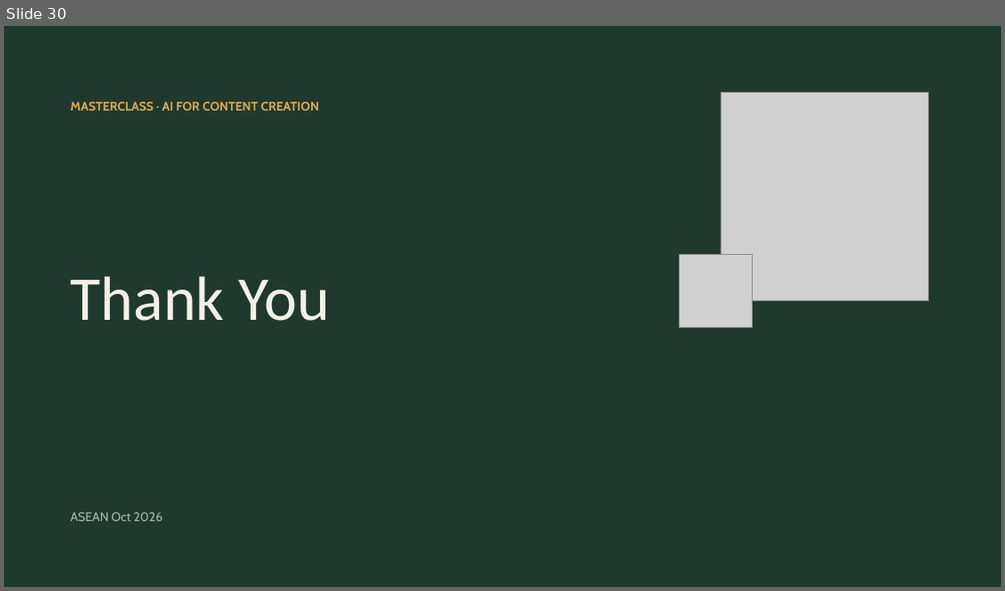
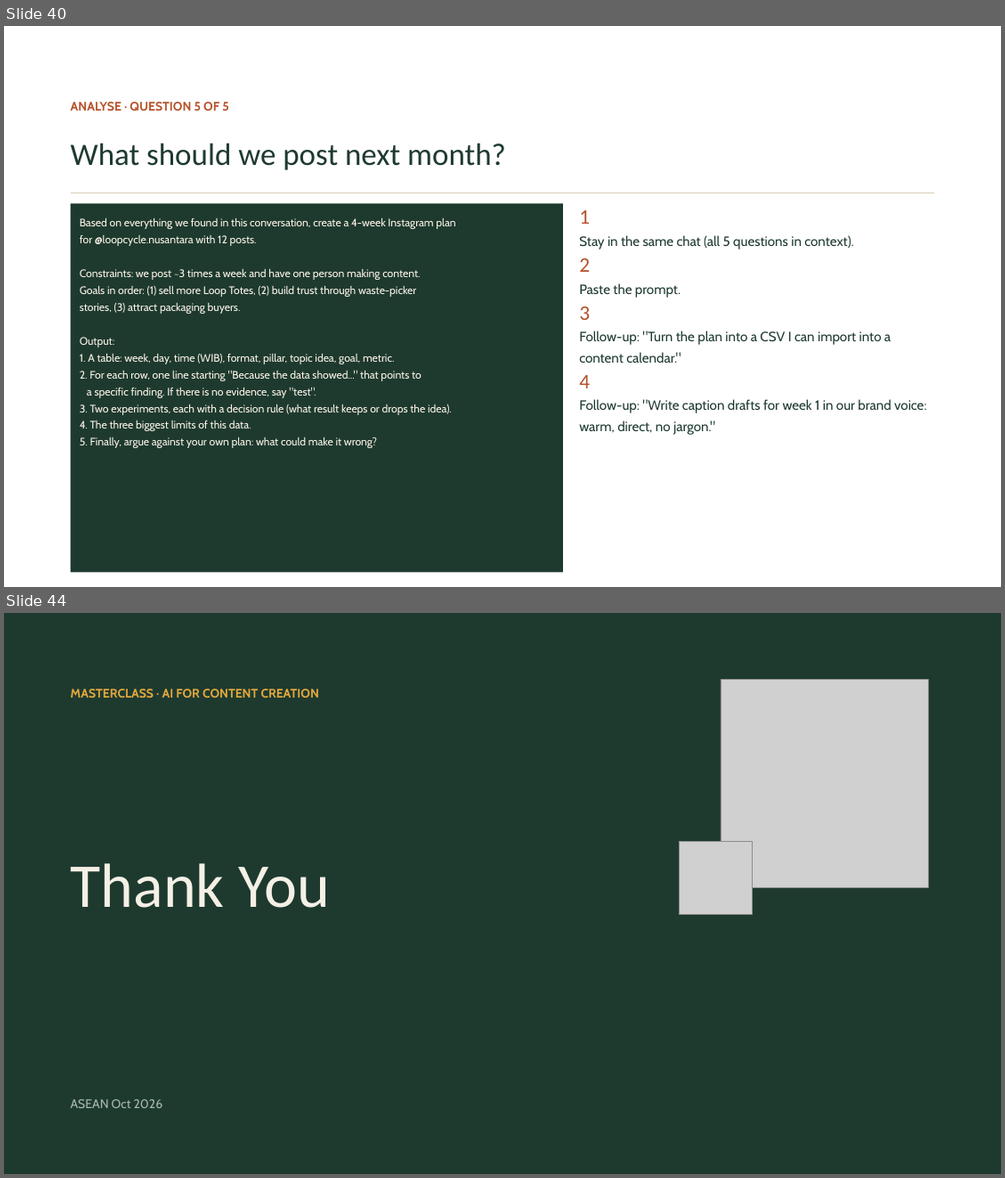
Before and after one commit to itsbharathp/LoopCycle, a slide deck: Prestentations/AI for Content Creation — The Basics.pptx. Shown one above the other, each under a label of ours: slide 30 before the commit, slides 40 and 44 after it; the slides between them are not shown. The pictures are 1005x591 and 1005x1178 pixels, drawn with LibreOffice and Linux fonts; fonts in the diff are those of the drawing; grey boxes stand for pictures. Boxes give left, top, right and bottom in pixels: in the first picture for what was removed or moved away, otherwise in the second. Text is boxed around its words. In the diff, an @@ line names an element or a change of style, - is before the commit and + after.

Commit message:
Add Part Four Analyse workshop section and GitHub Pages site
- PPTX: add 15 new slides for Part Four (5 AI analysis questions with
  prompt + answer-key pairs, setup, shared context, and wrap-up slides)
- PPTX: rebuilt from clean original to fix corrupt OOXML structure
- docs/index.html: single-file GitHub Pages slide deck of all 44 slides
  with keyboard/swipe navigation, URL hash deep-linking, and responsive layout

```diff
--- a/Prestentations/AI for Content Creation — The Basics.pptx
+++ b/Prestentations/AI for Content Creation — The Basics.pptx
@@ slide 40 added at (4, 26, 1001, 587), background #FFFFFF @@
@@ text added at (71, 102, 229, 111), 12 pt, text #B5532B, bold @@
+ANALYSE · QUESTION 5 OF 5
@@ text added at (71, 143, 506, 170), 30 pt, text #1E3A2F @@
+What should we post next month?
@@ line added from (71, 192) to (934, 192), #D9CDB6 1 pt @@
@@ rectangle added at (71, 203, 563, 572), fill #1E3A2F @@
@@ text added at (579, 210, 926, 435), 13 pt, text #1E3A2F @@
+1
+Stay in the same chat (all 5 questions in context).
+2
+Paste the prompt.
+3
+Follow-up: "Turn the plan into a CSV I can import into a content calendar."
+4
+Follow-up: "Write caption drafts for week 1 in our brand voice: warm, direct, no jargon."
@@ text added at (80, 218, 455, 448), 10.5 pt, text #FBF3E8 @@
+Based on everything we found in this conversation, create a 4-week Instagram plan
+for @loopcycle.nusantara with 12 posts.
+Constraints: we post ~3 times a week and have one person making content.
+Goals in order: (1) sell more Loop Totes, (2) build trust through waste-picker
+stories, (3) attract packaging buyers.
+Output:
+1. A table: week, day, time (WIB), format, pillar, topic idea, goal, metric.
+2. For each row, one line starting "Because the data showed..." that points to
+a specific finding. If there is no evidence, say "test".
+3. Two experiments, each with a decision rule (what result keeps or drops the idea).
+4. The three biggest limits of this data.
+5. Finally, argue against your own plan: what could make it wrong?
@@ what was slide 30 is now slide 44 @@
```
Also in this commit, not shown: 14 other slides added, 1 slide removed, 1 other file.
